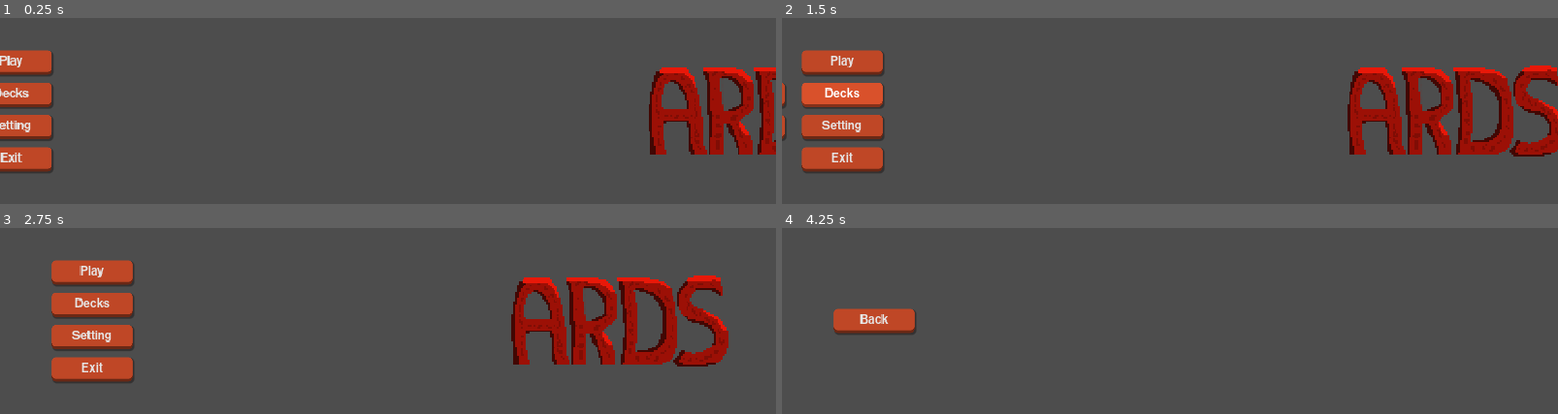
Above: before the commit, frames 1-4 (two rows, left to right).
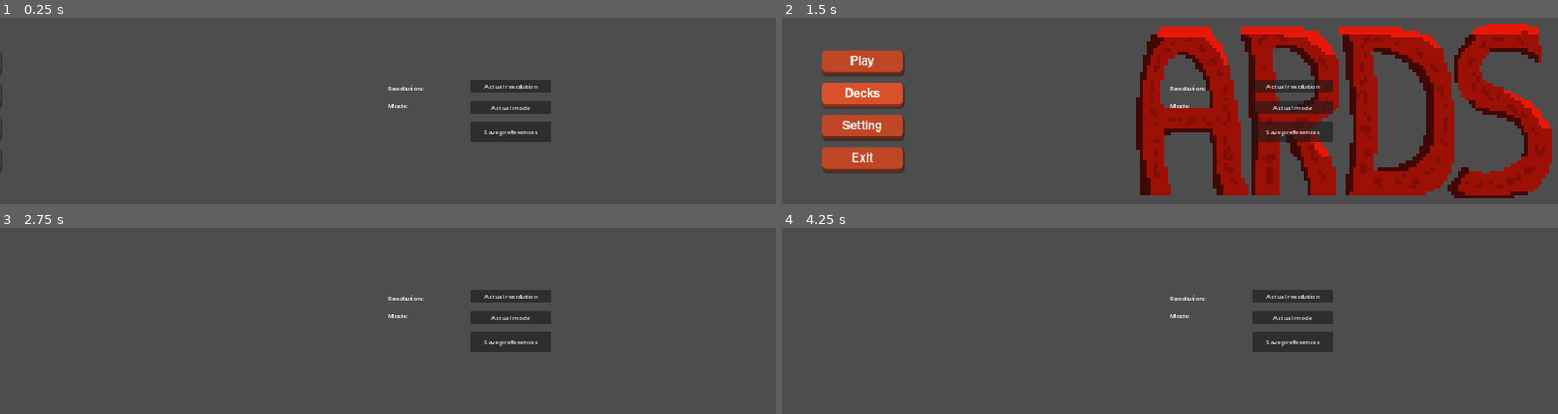
Above: after the commit, the same moments.

Repository: KadarGM/Ards-Cards
Game: Godot game, scene res://Assets/Scenes/main.tscn
Two runs of this game, one before a commit and one after it. Both use one fixed random seed, a clock stepped at 60 frames per second and the inputs below.
Inputs (mouse positions are in pixels of both pictures, inside the frame that each line leads up to):
- Up to frame 1 (0.25 s): no input
- Up to frame 2 (1.5 s): click (1294, 86) at 0.5 s, where only the run after the commit has a clickable "Actual resolution"; click "Decks" at 1.25 s
- Up to frame 3 (2.75 s): click "Back" at 2 s
- Up to frame 4 (4.25 s): click (1294, 317) at 2.75 s, where only the run after the commit has a clickable "Actual mode"; click (875, 337) at 3.5 s, where only the run before the commit has a clickable "Setting"

The runs differ from the first frame. In frame 1, 11% of the frame differs, in the area x 0-100%, y 17-84%; in frame 2, 37%, in the area x 0-100%, y 3-97%; in frame 3, 16%; in frame 4, 4.1%.

Commit message:
UI changes

Diff:
--- a/Assets/Scenes/mainUI.tscn
+++ b/Assets/Scenes/mainUI.tscn
@@ -160,13 +160,105 @@
 texture = ExtResource("2_n4erh")
 expand_mode = 2
 
+[node name="SettingSetup" type="Control" parent="."]
+light_mask = 0
+layout_mode = 3
+anchors_preset = 13
+anchor_left = 0.5
+anchor_right = 0.5
+anchor_bottom = 1.0
+offset_right = 1000.0
+grow_horizontal = 2
+grow_vertical = 2
+
+[node name="MarginContainer" type="MarginContainer" parent="SettingSetup"]
+layout_mode = 1
+anchors_preset = 15
+anchor_right = 1.0
+anchor_bottom = 1.0
+grow_horizontal = 2
+grow_vertical = 2
+theme_override_constants/margin_left = 128
+theme_override_constants/margin_top = 128
+theme_override_constants/margin_right = 128
+theme_override_constants/margin_bottom = 128
+
+[node name="HBoxContainer" type="HBoxContainer" parent="SettingSetup/MarginContainer"]
+custom_minimum_size = Vector2(1000, 0)
+layout_mode = 2
+size_flags_horizontal = 8
+
+[node name="NamesVBox" type="VBoxContainer" parent="SettingSetup/MarginContainer/HBoxContainer"]
+custom_minimum_size = Vector2(200, 140)
+layout_mode = 2
+size_flags_horizontal = 4
+theme_override_constants/separation = 20
+alignment = 1
+
+[node name="Resolution" type="Label" parent="SettingSetup/MarginContainer/HBoxContainer/NamesVBox"]
+layout_mode = 2
+text = "Resolution:"
+vertical_alignment = 1
+
+[node name="Mode" type="Label" parent="SettingSetup/MarginContainer/HBoxContainer/NamesVBox"]
+layout_mode = 2
+text = "Mode:"
+vertical_alignment = 1
+
+[node name="Save" type="Label" parent="SettingSetup/MarginContainer/HBoxContainer/NamesVBox"]
+custom_minimum_size = Vector2(0, 50)
+layout_mode = 2
+vertical_alignment = 1
+
+[node name="ChoiceVBox" type="VBoxContainer" parent="SettingSetup/MarginContainer/HBoxContainer"]
+custom_minimum_size = Vector2(200, 140)
+layout_mode = 2
+size_flags_horizontal = 4
+theme_override_constants/separation = 20
+alignment = 1
+
+[node name="ResolutionMenu" type="MenuButton" parent="SettingSetup/MarginContainer/HBoxContainer/ChoiceVBox"]
+layout_mode = 2
+text = "Actual resolution
+"
+flat = false
+icon_alignment = 1
+item_count = 5
+popup/item_0/text = "1280x720"
+popup/item_0/id = 0
+popup/item_1/text = "1600x900"
+popup/item_1/id = 1
+popup/item_2/text = "1920x1080"
+popup/item_2/id = 2
+popup/item_3/text = "2560x1440"
+popup/item_3/id = 3
+popup/item_4/text = "3840x2160"
+popup/item_4/id = 4
+
+[node name="ModeMenu" type="MenuButton" parent="SettingSetup/MarginContainer/HBoxContainer/ChoiceVBox"]
+layout_mode = 2
+text = "Actual mode"
+flat = false
+item_count = 3
+popup/item_0/text = "Windowed"
+popup/item_0/id = 0
+popup/item_1/text = "Fullscreen"
+popup/item_1/id = 1
+popup/item_2/text = "Fullscreen borderless"
+popup/item_2/id = 2
+
+[node name="SaveButton" type="Button" parent="SettingSetup/MarginContainer/HBoxContainer/ChoiceVBox"]
+custom_minimum_size = Vector2(0, 50)
+layout_mode = 2
+text = "Save preferences"
+icon_alignment = 1
+
 [node name="ManageDecks" type="Control" parent="."]
 light_mask = 0
 layout_mode = 3
-anchors_preset = 15
-anchor_right = 1.0
-anchor_bottom = 1.0
-grow_horizontal = 2
+anchors_preset = 9
+anchor_bottom = 1.0
+offset_right = 600.0
 grow_vertical = 2
 
 [node name="MarginContainer" type="MarginContainer" parent="ManageDecks"]
@@ -222,10 +314,9 @@
 [node name="SettingMenu" type="Control" parent="."]
 light_mask = 0
 layout_mode = 3
-anchors_preset = 15
-anchor_right = 1.0
-anchor_bottom = 1.0
-grow_horizontal = 2
+anchors_preset = 9
+anchor_bottom = 1.0
+offset_right = 600.0
 grow_vertical = 2
 
 [node name="MarginContainer" type="MarginContainer" parent="SettingMenu"]
@@ -268,10 +359,9 @@
 [node name="MainMenu" type="Control" parent="."]
 light_mask = 0
 layout_mode = 3
-anchors_preset = 15
-anchor_right = 1.0
-anchor_bottom = 1.0
-grow_horizontal = 2
+anchors_preset = 9
+anchor_bottom = 1.0
+offset_right = 600.0
 grow_vertical = 2
 
 [node name="MarginContainer" type="MarginContainer" parent="MainMenu"]
--- a/Assets/Scripts/mainMenuUI.gd
+++ b/Assets/Scripts/mainMenuUI.gd
@@ -10,18 +10,18 @@
 
 func animation(type,dir1,dir2,cond):
 	tween = create_tween().set_ease(Tween.EASE_IN_OUT).set_trans(Tween.TRANS_CUBIC)
-	tween.tween_property(type, "position", Vector2(dir1,dir2), 0.5)
+	tween.tween_property(type, "position", Vector2(dir1,dir2), 0.7)
 	if cond == false:
 		tween.tween_property(type, "visible", false, 0.1)
 	else:
 		type.visible = true
-	await get_tree().create_timer(0.4).timeout
 
 func start():
 	menu.position = Vector2(-400,0)
 	decks_menu.position = Vector2(-400,0)
 	setting_menu.position = Vector2(-400,0)
-	logo_rect.position = Vector2(logo.size.x,(logo.size.y - logo_rect.size.y)/2)
+	logo_rect.scale *= logo.size.x/1000
+	logo_rect.position = Vector2(logo.size.x + 1000,(logo.size.y - logo_rect.size.y)/2)
 
 	menu.visible = false
 	decks_menu.visible = false
@@ -35,18 +35,18 @@
 	start()
 
 func _on_play_button_pressed():
-	animation(logo_rect,logo.size.x,(logo.size.y - logo_rect.size.y)/2,false)
+	animation(logo_rect,logo.size.x + 1000,(logo.size.y - logo_rect.size.y)/2,false)
 	animation(menu,-400,0,false)
 	await get_tree().create_timer(1.0).timeout
 	get_tree().change_scene_to_file("res://Assets/Scenes/game.tscn")
 
 func _on_manage_deck_button_pressed():
-	animation(logo_rect,logo.size.x,(logo.size.y - logo_rect.size.y)/2,false)
+	animation(logo_rect,logo.size.x + 1000,(logo.size.y - logo_rect.size.y)/2,false)
 	animation(decks_menu,0,0,true)
 	animation(menu,-400,0,false)
 
 func _on_setting_button_pressed():
-	animation(logo_rect,logo.size.x,(logo.size.y - logo_rect.size.y)/2,false)
+	animation(logo_rect,logo.size.x + 1000,(logo.size.y - logo_rect.size.y)/2,false)
 	animation(setting_menu,0,0,true)
 	animation(menu,-400,0,false)
 
@@ -61,7 +61,7 @@
 	animation(setting_menu,-400,0,false)
 
 func _on_exit_button_pressed():
-	animation(logo_rect,logo.size.x,(logo.size.y - logo_rect.size.y)/2,false)
+	animation(logo_rect,logo.size.x + 1000,(logo.size.y - logo_rect.size.y)/2,false)
 	animation(menu,-400,0,false)
 	await get_tree().create_timer(1.0).timeout
 	get_tree().quit()
--- a/project.godot
+++ b/project.godot
@@ -19,6 +19,7 @@
 
 window/size/viewport_width=1920
 window/size/viewport_height=1080
+window/size/resizable=false
 window/stretch/mode="canvas_items"
 
 [rendering]
